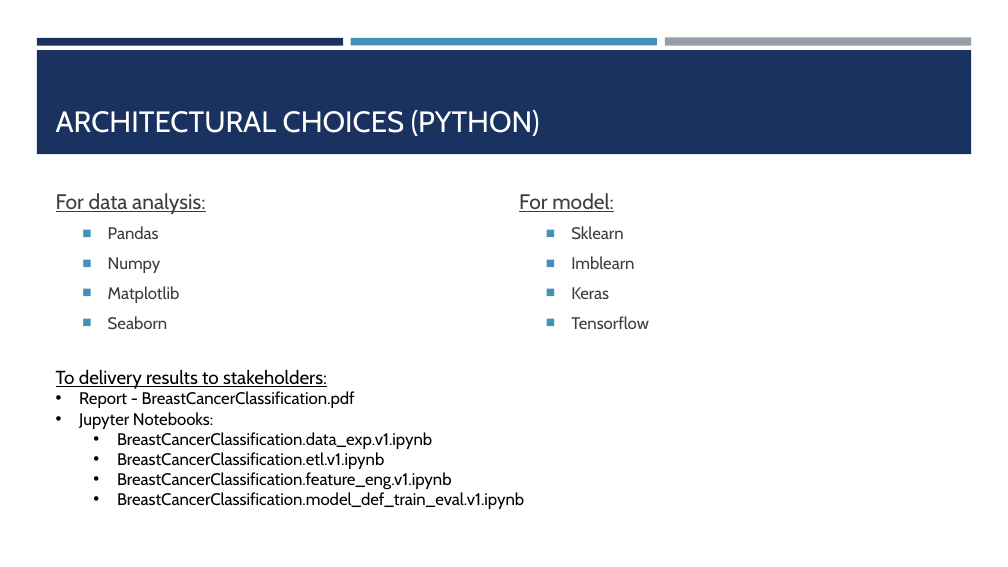
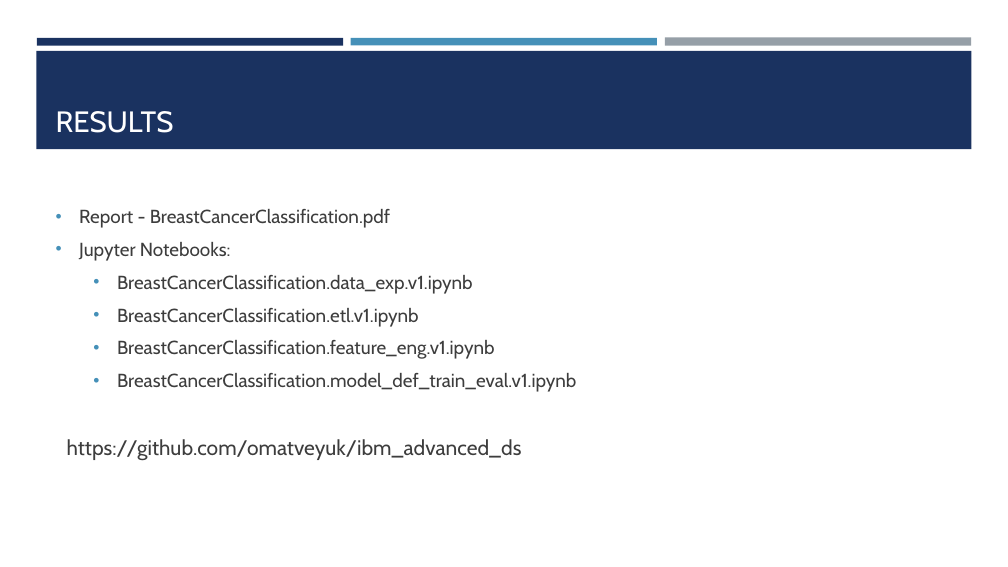
Before and after one commit to omatveyuk/ibm_advanced_ds, a slide deck: slide 4 of BreastCancerClassificationOverview.pptx. Drawn at 1008x567 pixels with LibreOffice and Linux fonts; fonts in the diff are those of the drawing. Boxes give left, top, right and bottom in pixels: in the first picture for what was removed or moved away, otherwise in the second. Text is boxed around its words. In the diff, an @@ line names an element or a change of style, - is before the commit and + after.

Commit message:
Updated presentations and report

```diff
--- a/BreastCancerClassificationOverview.pptx
+++ b/BreastCancerClassificationOverview.pptx
@@ rectangle: place and size @@
-rectangle at (37,50,972,154)
+rectangle at (36,51,972,149)
@@ title at (56,111,174,133): text changed @@
-ARCHITECTURAL CHOICES (PYTHON)
+RESULTS
@@ text "Report - BreastCancerClassification.pdf": place and size @@
-text "Report - BreastCancerClassification.pdf" at (56,369,524,509)
+text "Report - BreastCancerClassification.pdf" at (67,209,576,461)
@@ text "Report - BreastCancerClassification.pdf" at (67,209,576,461): vertical alignment top to middle @@
@@ text removed at (56,193,205,330) @@
-For data analysis:
-  ■ Pandas
-  ■ Numpy
-  ■ Matplotlib
-  ■ Seaborn
@@ text at (79,209,576,392): size 16 to 18 pt, text colour #000000 to #3D3D3D in "Report - BreastCancerClassification.pdf", "Jupyter Notebooks:", "BreastCancerClassification.data_exp.v1.ipynb", "BreastCancerClassification.etl.v1.ipynb" and 2 more places; more space between paragraphs @@
@@ text removed at (571,226,649,329) @@
-For model:
-  ■ Sklearn
-  ■ Imblearn
-  ■ Keras
-  ■ Tensorflow
@@ text at (56,369,327,389): paragraph removed @@
-To delivery results to stakeholders:
@@ text at (67,439,522,461): paragraph added @@
+https://github.com/omatveyuk/ibm_advanced_ds
```
Also in this commit, not shown: 10 slides removed, 2 other files.
